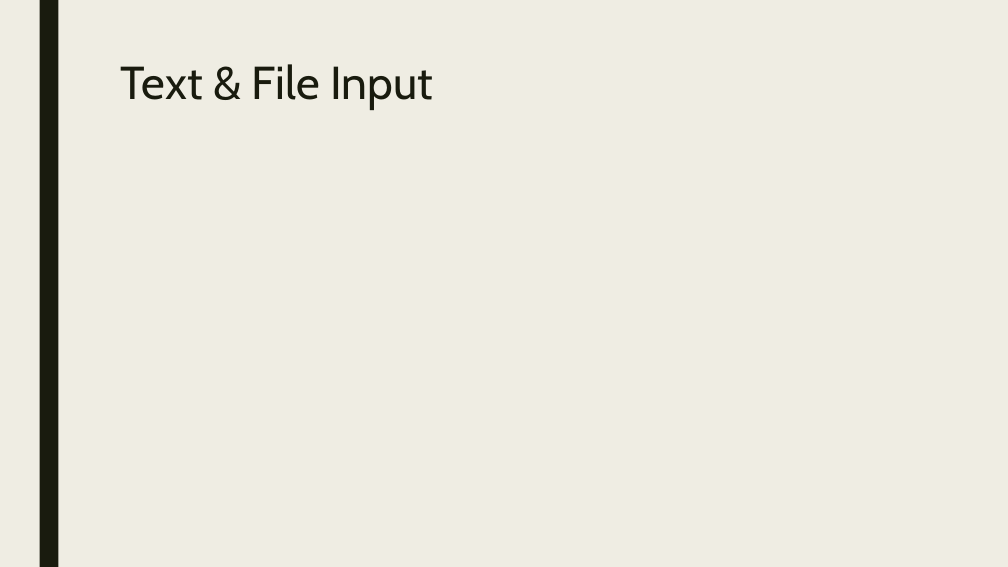
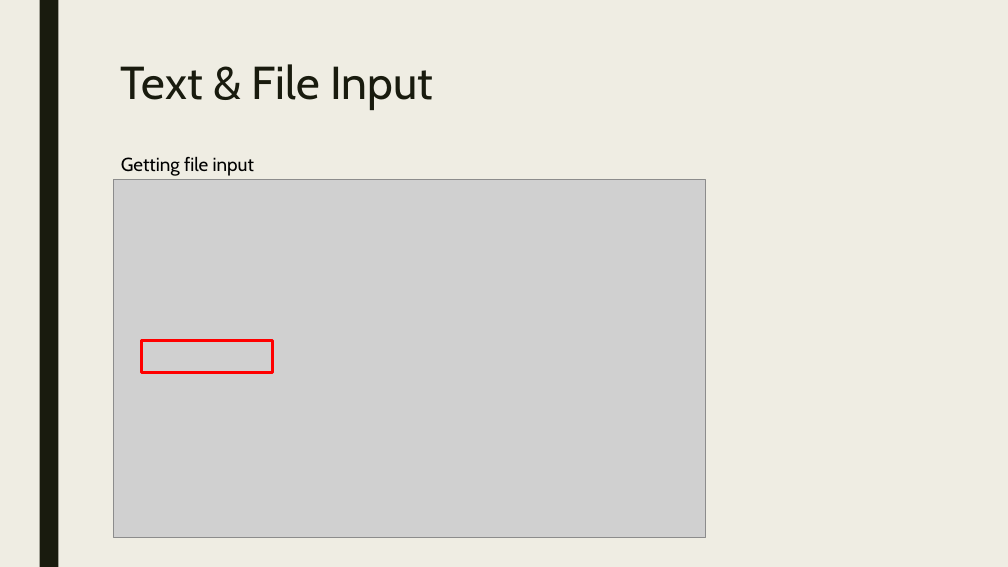
Before and after one commit to austinvanbockern/ProjectFire, a slide deck: slide 8 of ProjectFIRE.pptx (slide 7 before the commit). Drawn at 1008x567 pixels with LibreOffice and Linux fonts; fonts in the diff are those of the drawing; grey boxes stand for pictures. Boxes give left, top, right and bottom in pixels: in the first picture for what was removed or moved away, otherwise in the second. Text is boxed around its words. In the diff, an @@ line names an element or a change of style, - is before the commit and + after.

Commit message:
Statement updates, pptx update
Added assign functionality, added slides and pictures to powerpoint

```diff
--- a/ProjectFIRE.pptx
+++ b/ProjectFIRE.pptx
@@ text added at box(121, 156, 254, 176), 18 pt, text #000000 @@
+Getting file input
@@ picture added at box(113, 180, 706, 538) @@
@@ rectangle added at box(142, 340, 272, 372), outline #FF0000 2.75 pt @@
```
Also in this commit, not shown: 1 other slide changed, 3 slides added, 2 slides removed, 3 other files.
